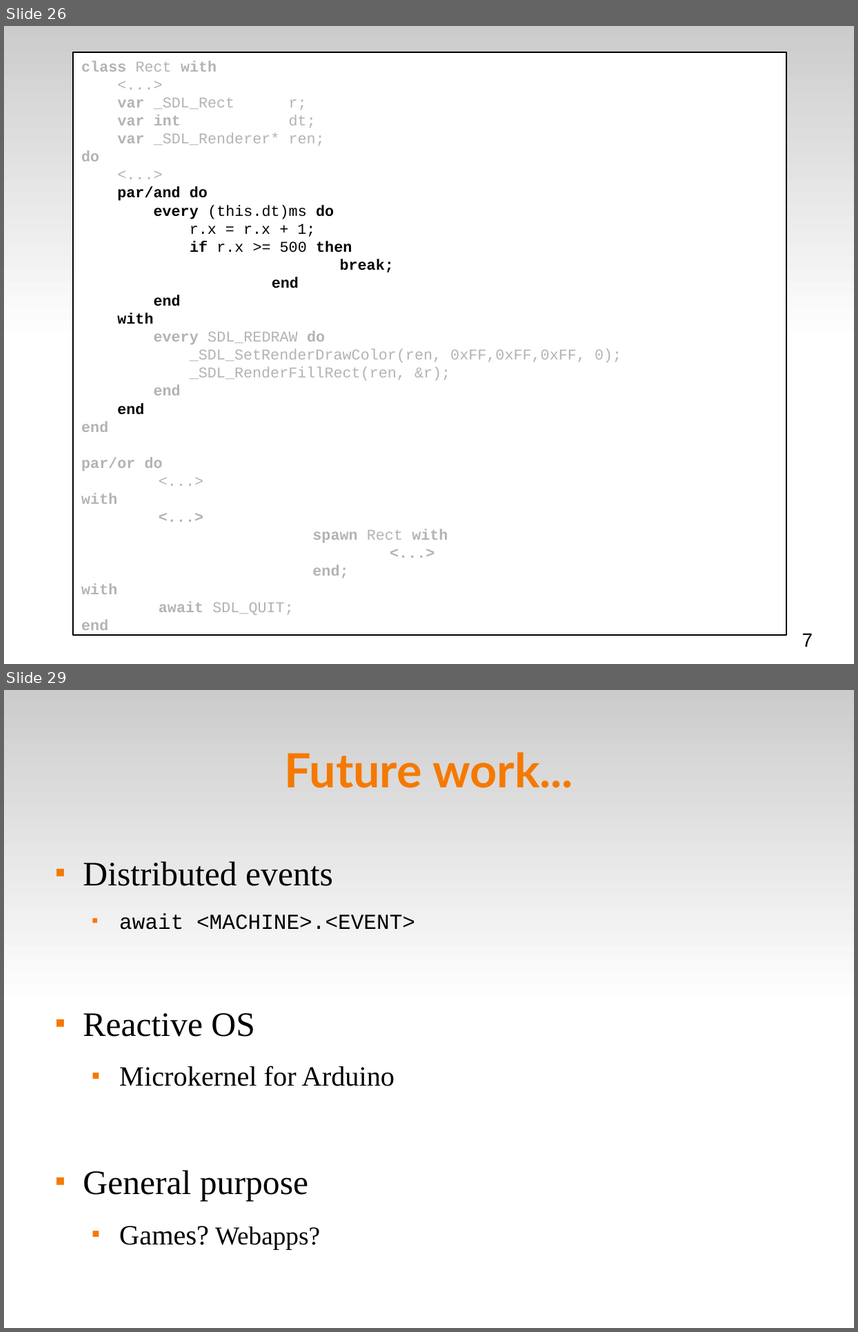
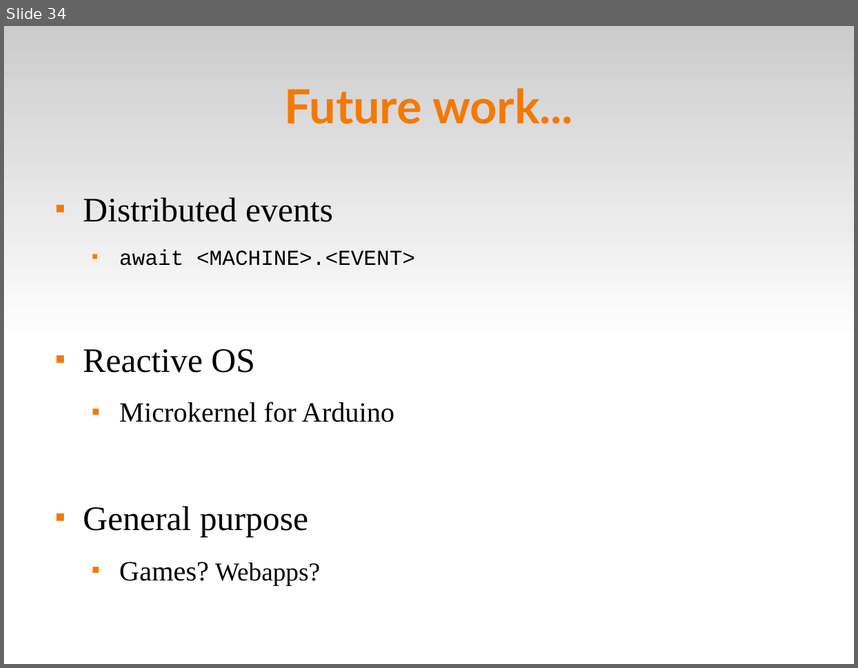
Before and after one commit to fsantanna-no/ceu-docs, a slide deck: ceu_seminarios.odp. Shown one above the other, each under a label of ours: slides 26 and 29 before the commit, slide 34 after it; the slides between them are not shown. The pictures are 858x1332 and 858x668 pixels, drawn with LibreOffice and Linux fonts; fonts in the diff are those of the drawing. Boxes give left, top, right and bottom in pixels: in the first picture for what was removed or moved away, otherwise in the second. Text is boxed around its words. In the diff, an @@ line names an element or a change of style, - is before the commit and + after.

```diff
--- a/ceu_seminarios.odp
+++ b/ceu_seminarios.odp
@@ slide 26 removed at <box>4,26,854,664</box>, background #FFFFFF; not listed: 1 template element that a slide beside it also shows @@
@@ rectangle removed at <box>74,52,787,635</box> @@
-class Rect with
-<...>
-var _SDL_Rect r;
-var int dt;
-var _SDL_Renderer* ren;
-do
-<...>
-par/and do
-every (this.dt)ms do
-r.x = r.x + 1;
-if r.x >= 500 then
-break;
-end
-end
-with
-every SDL_REDRAW do
-_SDL_SetRenderDrawColor(ren, 0xFF,0xFF,0xFF, 0);
-_SDL_RenderFillRect(ren, &r);
-end
-end
-end
-par/or do
-<...>
-with
-<...>
-spawn Rect with
-<...>
-end;
-with
-await SDL_QUIT;
-end
@@ text removed at <box>802,633,813,646</box> @@
-7
@@ what was slide 29 is now slide 34 @@
```
Also in this commit, not shown: 5 slides changed, 46 slides added, 15 other slides removed, 1 other file.
